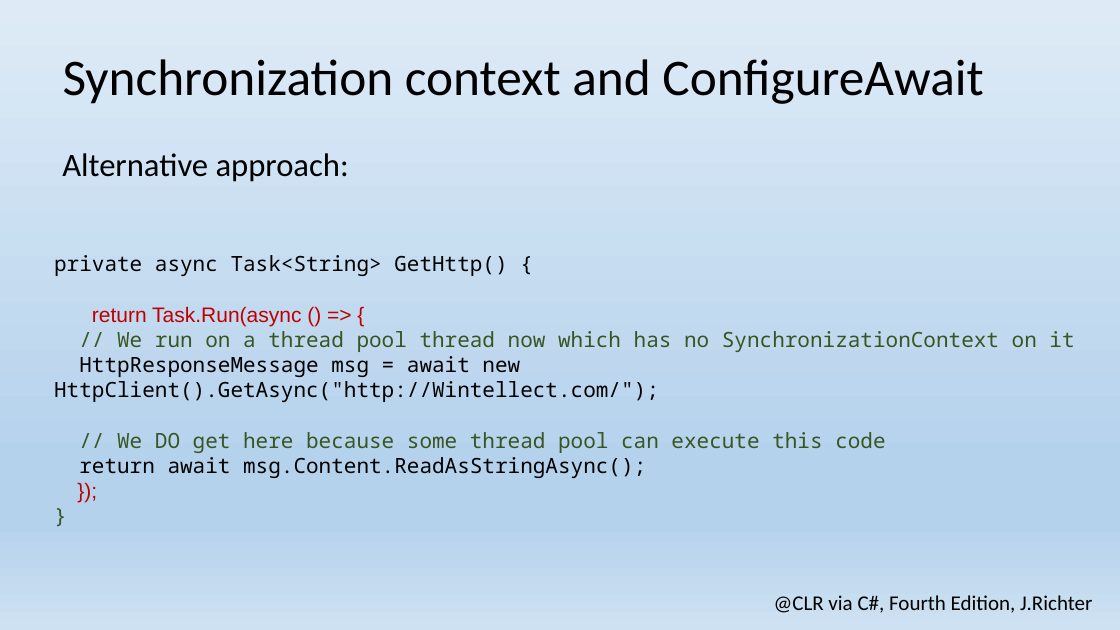
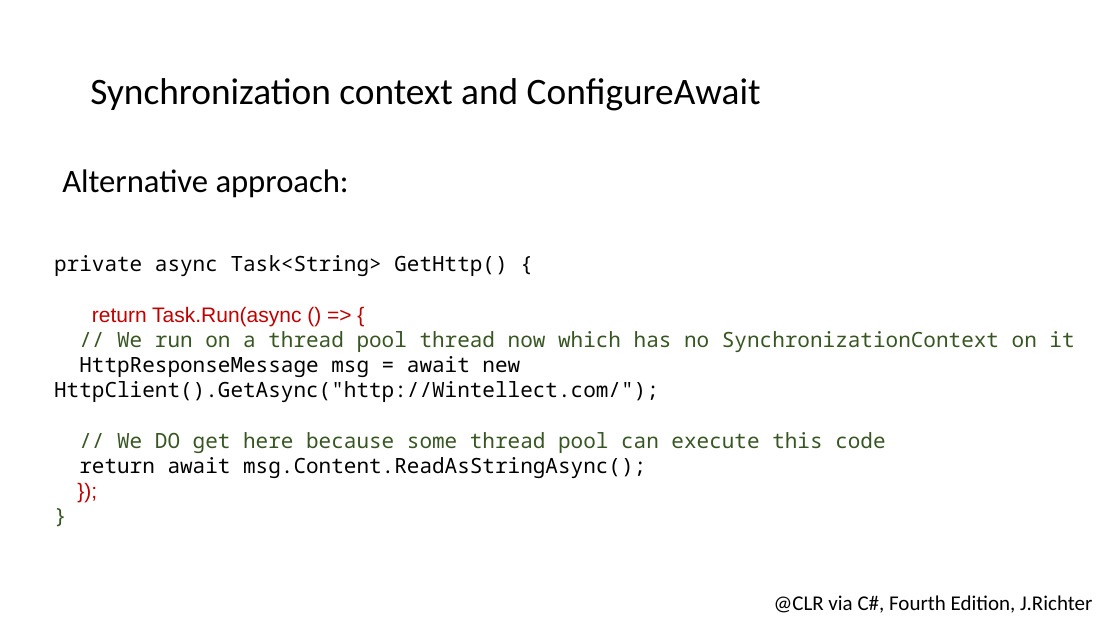
Before and after one commit to EPilyaev/WPFOptimizations, a slide deck: slide 11 of WPF Optimizations.pptx (slide 10 before the commit). Drawn at 1120x630 pixels with LibreOffice and Linux fonts; fonts in the diff are those of the drawing; background and template pictures are left out. Boxes give left, top, right and bottom in pixels: in the first picture for what was removed or moved away, otherwise in the second. Text is boxed around its words. In the diff, an @@ line names an element or a change of style, - is before the commit and + after.

Commit message:
Change presentation style to DA

```diff
--- a/WPF Optimizations.pptx
+++ b/WPF Optimizations.pptx
@@ background gradient #DEEBF7 to #B5D2EC to #CEE1F2 to #FFFFFF @@
@@ title "Synchronization context and ConfigureAwait": place and size @@
-title "Synchronization context and ConfigureAwait" at <box>63,59,983,104</box>
+title "Synchronization context and ConfigureAwait" at <box>90,78,761,111</box>
@@ title "Synchronization context and ConfigureAwait" at <box>90,78,761,111</box>: size 44 to 32 pt; line spacing 0.9 to 0.96; vertical alignment middle to top @@
@@ text "Alternative approach:": place and size @@
-text "Alternative approach:" at <box>62,153,349,182</box>
+text "Alternative approach:" at <box>62,169,349,198</box>
```
Also in this commit, not shown: 27 other slides changed, 1 slide added.
